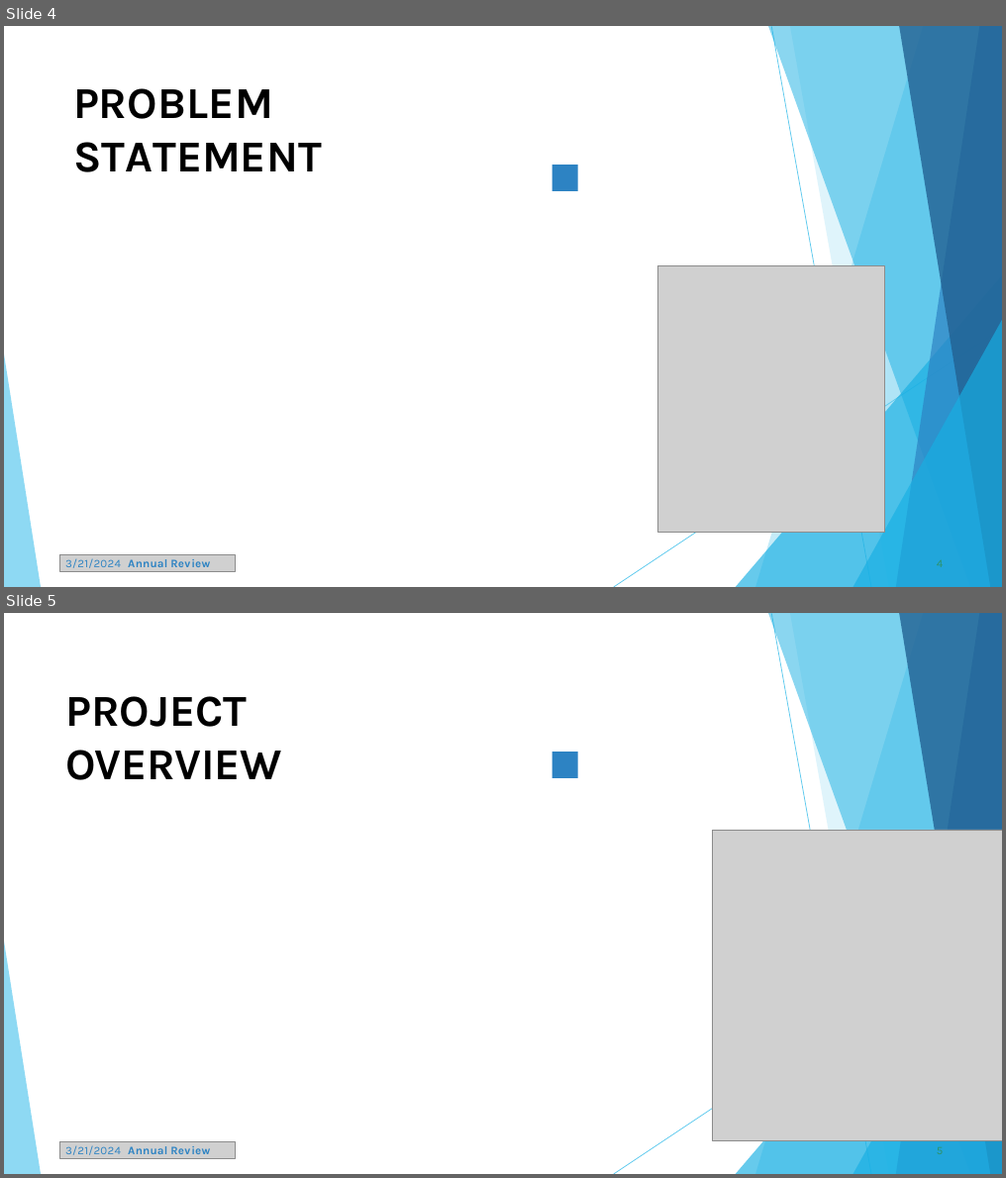
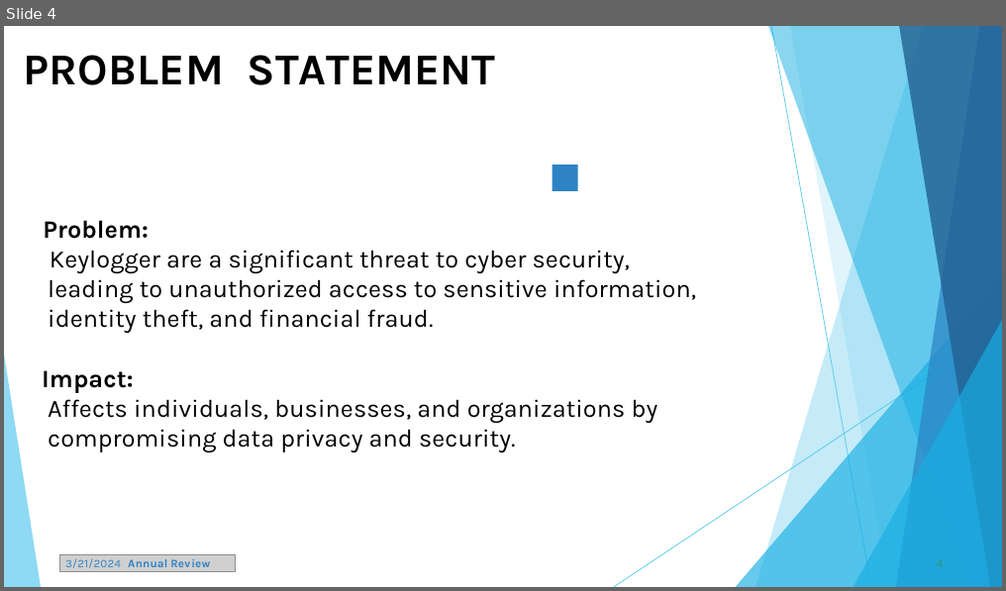
Before and after one commit to Muzammil8008/muzammil-project, a slide deck: Template_Presentation_Students.pptx. Shown one above the other, each under a label of ours: slides 4 and 5 before the commit, slide 4 after it. The pictures are 1006x1178 and 1006x591 pixels, drawn with LibreOffice and Linux fonts; fonts in the diff are those of the drawing; grey boxes stand for pictures. Boxes give left, top, right and bottom in pixels: in the first picture for what was removed or moved away, otherwise in the second. Text is boxed around its words. In the diff, an @@ line names an element or a change of style, - is before the commit and + after.

```diff
--- a/Template_Presentation_Students.pptx
+++ b/Template_Presentation_Students.pptx
@@ slide 5 removed at <box>4,613,1002,1174</box>, background #FFFFFF; not listed: 10 template elements that a slide beside it also shows @@
@@ title removed at <box>65,696,282,780</box> @@
-PROJECT OVERVIEW
@@ freeform shape removed at <box>552,752,577,777</box> @@
@@ picture removed at <box>713,830,1002,1143</box> @@
@@ picture removed at <box>59,1143,235,1158</box> @@
@@ text removed at <box>65,1146,210,1156</box> @@
-3/21/2024 Annual Review
@@ page number removed at <box>937,1148,944,1155</box> @@
-5
@@ slide 4 changed as well @@
@@ title at <box>24,55,696,454</box>: text changed; size 42.5 to 24 pt; bold off @@
-PROBLEM STATEMENT
+PROBLEM STATEMENT
+Problem:
+Keylogger are a significant threat to cyber security,
+leading to unauthorized access to sensitive information,
+identity theft, and financial fraud.
+Impact:
+Affects individuals, businesses, and organizations by
+compromising data privacy and security.
@@ picture removed at <box>658,267,884,533</box> @@
```
Also in this commit, not shown: 7 other slides changed, 2 slides added, 1 other slide removed.
